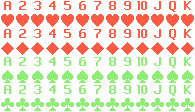
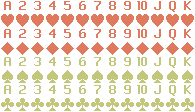
Layer changes from the first 195×112 image to the second:
painted on "root Merged" over [1, 1, 194, 111]
